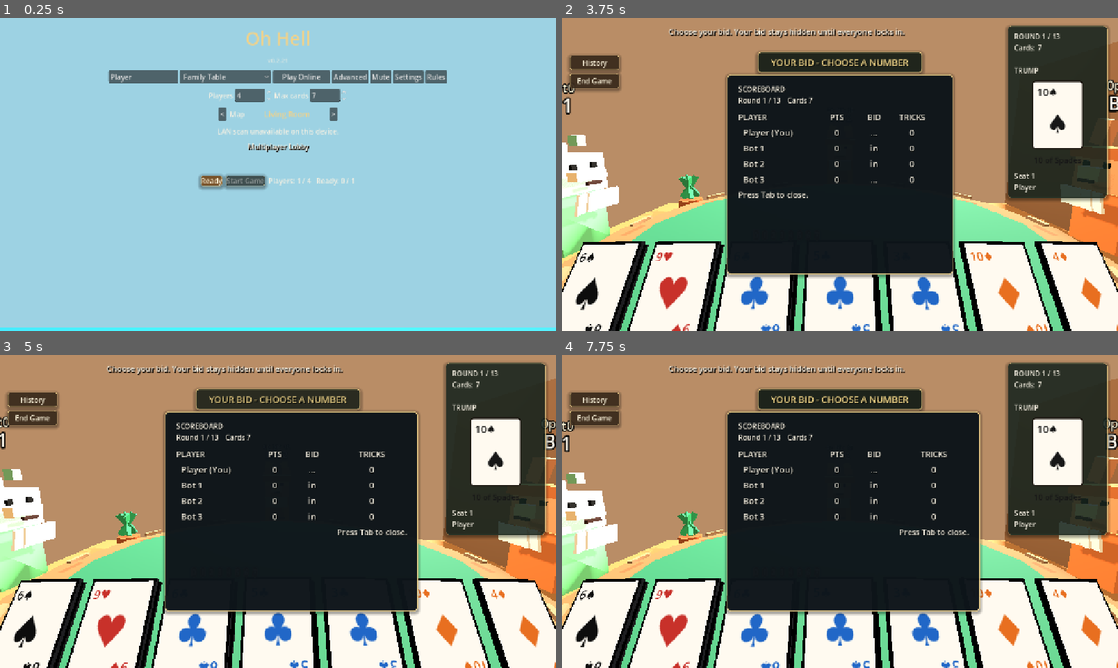
Above: before the commit, frames 1-4 (two rows, left to right).
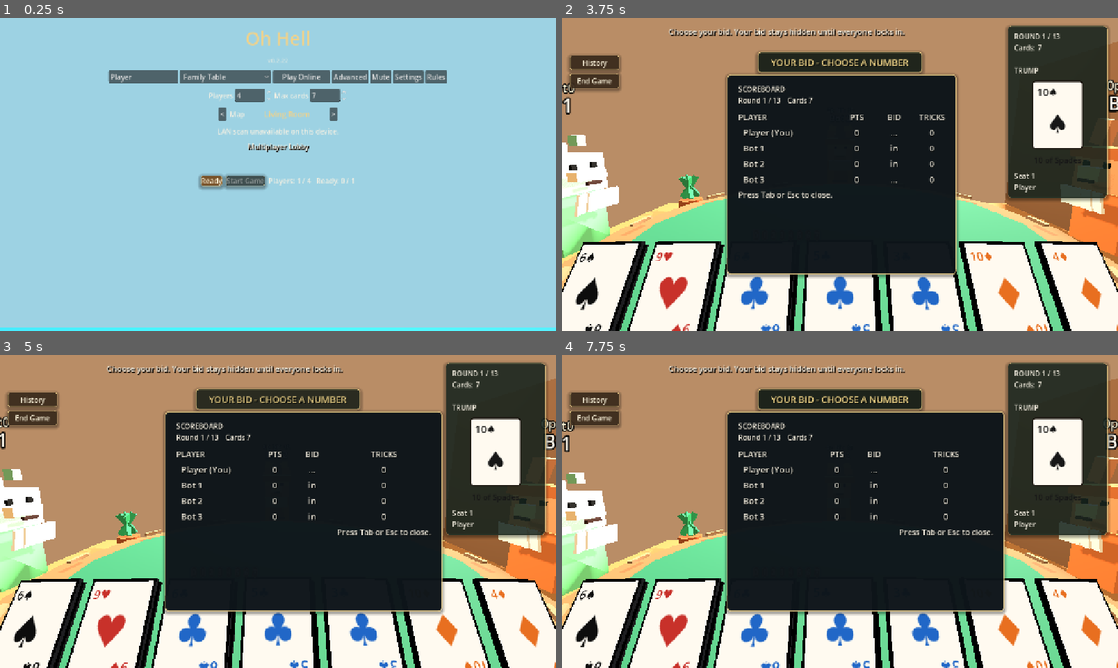
Above: after the commit, the same moments.

Repository: JordanOakFox/oh-hell-godot
Game: Godot game, scene res://scenes/main.tscn
The game is run twice, just before and just after one commit, with the same random seed, the same clock (stepped at 60 frames per second) and the same inputs.
Inputs (mouse positions are in pixels of both pictures, inside the frame that each line leads up to):
- Up to frame 1 (0.25 s): no input
- Up to frame 2 (3.75 s): click "Ready" at 0.5 s; click "Start Game" at 1.25 s; tap Enter at 2 s; move the mouse to (962, 158) at 2.02 s; hold D 2.03-2.75 s; tap M at 2.1 s; click (962, 158) at 2.17 s; drag from (728, 190) to (812, 237) at 2.77 s; move the mouse to (895, 105) at 3.52 s; hold D from 3.53 s (still down); tap Tab at 3.6 s; click (895, 105) at 3.67 s
- Up to frame 3 (5 s): release D at 4.25 s; drag from (250, 574) to (111, 464) at 4.27 s
- Up to frame 4 (7.75 s): move the mouse to (1006, 558) at 5.02 s; hold A 5.03-5.75 s; tap I at 5.1 s; click (1006, 558) at 5.17 s; drag from (673, 464) to (756, 433) at 5.77 s; move the mouse to (867, 511) at 6.52 s; hold S 6.53-7.25 s; tap M at 6.6 s; click (867, 511) at 6.67 s; drag from (756, 433) to (728, 527) at 7.27 s

The runs differ from the first frame. In frame 2, 1.3% of the frame differs, in the area x 38-72%, y 17-83%; in frame 3, 3.4%; in frame 4, 3.4%, in the area x 64-80%, y 17-83%.

Commit message:
Polish lobby guidance and status labels

Diff:
--- a/scripts/main.gd
+++ b/scripts/main.gd
@@ -1,7 +1,7 @@
 extends Control
 
 const STARTING_NAMES := ["Player 1", "Player 2", "Player 3", "Player 4"]
-const GAME_VERSION := "0.2.21"
+const GAME_VERSION := "0.2.22"
 const ANIMAL_IDS := ["bunny", "lizard", "lion", "tiger", "bear", "fox", "dog", "cat"]
 const BOT_PERSONALITY_IDS := ["casual", "smart", "ruthless"]
 const BOT_PERSONALITY_NAMES := {
@@ -1439,10 +1439,10 @@
 
 func _lobby_help_text() -> String:
 	if _view_lobby_can_start():
-		return "Everyone is ready. Start Game when the table is set.\nLobby: WASD moves, right mouse drag looks around."
+		return "Everyone is ready. Start Game when the table is set.\nControls: WASD move  |  Right-drag look  |  Esc closes panels."
 	if view_state["connected"][my_seat] and not view_state["ready"][my_seat]:
-		return "Pick your settings, then press Ready.\nLobby: WASD moves, right mouse drag looks around."
-	return "Waiting for seats to fill and players to ready up.\nLobby: WASD moves, right mouse drag looks around."
+		return "Choose your animal/settings, then press Ready.\nControls: WASD move  |  Right-drag look  |  M mute."
+	return "Waiting for seats to fill and players to ready up.\nControls: WASD move  |  Right-drag look  |  Esc closes panels."
 
 func _render_trick() -> void:
 	for child in trick_box.get_children():
@@ -1893,7 +1893,7 @@
 		for _i in range(spacer_count):
 			_add_scoreboard_cell("")
 	var hint := Label.new()
-	hint.text = "Press Tab to close."
+	hint.text = "Press Tab or Esc to close."
 	hint.add_theme_font_size_override("font_size", 18)
 	hint.add_theme_color_override("font_color", Color("#f7f1e3"))
 	hint.add_theme_color_override("font_shadow_color", Color("#050807"))
--- a/scripts/table_view_3d.gd
+++ b/scripts/table_view_3d.gd
@@ -448,16 +448,16 @@
 	trick_root = Node3D.new()
 	ship_root.add_child(trick_root)
 
-	var ready_sign := _box(Vector3(1.25, 0.75, 0.08), Color("#172022"))
+	var ready_sign := _box(Vector3(1.55, 0.92, 0.08), Color("#172022"))
 	ready_sign.position = Vector3(-2.6, 0.65, 2.7)
 	ship_root.add_child(ready_sign)
 	var ready_label := Label3D.new()
-	ready_label.text = "Ready Up\nbutton below"
-	ready_label.font_size = 32
+	ready_label.text = "LOBBY\nWASD MOVE\nRIGHT DRAG LOOK"
+	ready_label.font_size = 24
 	ready_label.modulate = Color("#ffe18f")
 	ready_label.outline_size = 6
 	ready_label.outline_modulate = Color("#17110c")
-	ready_label.position = Vector3(-2.6, 0.74, 2.64)
+	ready_label.position = Vector3(-2.6, 0.78, 2.64)
 	ready_label.billboard = BaseMaterial3D.BILLBOARD_ENABLED
 	ship_root.add_child(ready_label)
 
@@ -853,7 +853,7 @@
 			var lobby_status := avatar.get_node_or_null("Score") as Label3D
 			if lobby_status:
 				var ready: Array = table_state.get("ready", [])
-				lobby_status.text = "ready" if seat < ready.size() and bool(ready[seat]) else "not ready"
+				lobby_status.text = "Ready" if seat < ready.size() and bool(ready[seat]) else "Waiting"
 				lobby_status.modulate = Color("#93df9d") if seat < ready.size() and bool(ready[seat]) else Color("#fff6d8")
 			avatar.visible = seat != my_seat and (seat >= connected.size() or bool(connected[seat]))
 			seat_moods[seat] = "neutral"
--- a/website/version.json
+++ b/website/version.json
@@ -1,7 +1,7 @@
 {
-  "version": "v0.2.21",
-  "windowsBuild": "OhHell-Windows-v0.2.21.zip",
-  "macosBuild": "OhHell-macOS-v0.2.21.zip",
+  "version": "v0.2.22",
+  "windowsBuild": "OhHell-Windows-v0.2.22.zip",
+  "macosBuild": "OhHell-macOS-v0.2.22.zip",
   "serverAddress": "147.224.130.79",
   "lastUpdated": "June 18, 2026"
 }
Not shown, changed: export_presets.cfg
Not shown, changed: website/index.html
